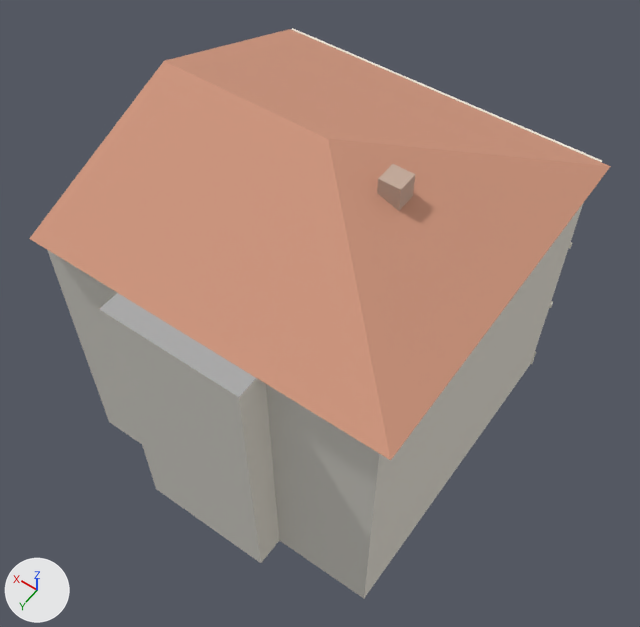
What one commit did to the glTF model most/zatecka/models/cp1019.glb.
One viewpoint serves both versions: a camera (50 mm lens) standing at (-5.5, 23.7, 32.3) and looking at (6.1, 7.5, 6.9). The axes (+X, +Y, +Z) are drawn at lower left. The lights are the same throughout. The older version comes first. Vertices at exactly the same position are counted once.

The first picture shows 'CP_1019_Chimney_0', 'CP_1019_Masonry', 'CP_1019_Roof' and 1 more.
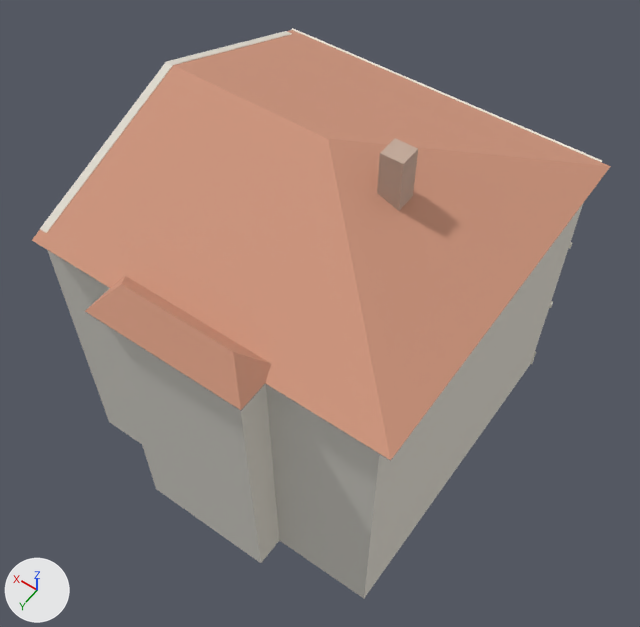
Not visible in the pictures: 'CP_1019_WingRoof_rear_jog_EaveClosure_1'.

Pixel boxes [x1, y1, x2, y2] of what changed, in the pictures (640 x 627 px):
'CP_1019_WingRoof_rear_jog', added (brown): after [85, 276, 271, 410]
'CP_1019_Chimney_0', moved, rescaled: before [377, 164, 415, 211]; after [377, 138, 418, 211]
'CP_1019_WingRoof_rear_jog_EaveClosure_2', added: after [100, 321, 255, 411]
'CP_1019_WingRoof_rear_jog_EaveClosure_3', added: after [224, 384, 265, 411]
part 2 of me_cp_1019_roof_gable_r_gable, built on: after [40, 31, 292, 233]

What changed in the scene script:
```text
Change me_cp_1019_roof_gable_r_gable:
    used by ob_cp_1019_roof_gable_r_gable; location = (0.0, 0.0, 0.0)
    remove me_cp_1019_roof_gable_r_gable.from_pydata(...)  # 6 vertices, 8 faces; spans x 12.48..12.78, y 0.0..13.0, z 11.6..14.2
    add me_cp_1019_roof_gable_r_gable.from_pydata(...)  # 11 vertices, 18 faces; spans x 12.77..13.08, y 0.0..13.0, z 11.6..14.22
    me_cp_1019_roof_gable_r_gable part 2
    5 vertices are removed from x 12.48..12.78, y 0.0..13.0, z 11.6..14.2
    8 faces are deleted
    5 vertices are added at (12.77, 13.0, 11.6), (12.78, 0.0, 11.77), (12.77, 6.5, 14.22), (12.77, 13.0, 11.77), (13.07, 6.5, 11.6)
    5 new vertices lie (0.3, 0.0, 0.0) away from vertices in x 12.77..12.78, y 0.0..13.0, z 11.6..14.22
    18 new faces join them
Change me_cp_1019_chimney_0:
    used by ob_cp_1019_chimney_0; location = (0.0, 0.0, 0.0)
    remove me_cp_1019_chimney_0.from_pydata(...)  # 8 vertices, 12 faces; spans x 3.6..4.4, y 6.1..6.9, z 11.1..14.0
    add me_cp_1019_chimney_0.from_pydata(...)  # 8 vertices, 12 faces; spans x 3.6..4.4, y 6.1..6.9, z 11.1..15.0
    me_cp_1019_chimney_0 part 1: the whole mesh is scaled about its middle by (1, 1, 1.34), then moved by (0.0, 0.0, 0.5)
Add me_cp_1019_wingroof_rear_jog_eaveclosure_3:
    me_cp_1019_wingroof_rear_jog_eaveclosure_3.from_pydata(...)  # 12 vertices, 20 faces; spans x 3.76..4.36, y 12.7..14.48, z 11.55..12.28
    me_cp_1019_wingroof_rear_jog_eaveclosure_3.materials.append(mat_under_roof)  # grey #aaaaaa
Add me_cp_1019_wingroof_rear_jog_eaveclosure_2:
    me_cp_1019_wingroof_rear_jog_eaveclosure_2.from_pydata(...)  # 12 vertices, 20 faces; spans x 3.76..9.66, y 13.87..14.47, z 11.55..12.28
    me_cp_1019_wingroof_rear_jog_eaveclosure_2.materials.append(mat_under_roof)  # grey #aaaaaa
Add me_cp_1019_wingroof_rear_jog_eaveclosure_1:
    me_cp_1019_wingroof_rear_jog_eaveclosure_1.from_pydata(...)  # 12 vertices, 20 faces; spans x 9.06..9.66, y 12.7..14.48, z 11.55..12.28
    me_cp_1019_wingroof_rear_jog_eaveclosure_1.materials.append(mat_under_roof)  # grey #aaaaaa
Add me_cp_1019_wingroof_rear_jog:
    me_cp_1019_wingroof_rear_jog.from_pydata([(3.75, 12.7, 11.6), (9.67, 12.7, 11.6), (9.67, 14.48, 11.6), (3.75, 14.48, 11.6), (4.64, 13.59, 12.6), (8.78, 13.59, 12.6)], [], [(0, 1, 5), (0, 5, 4), (2, 3, 4), (2, 4, 5), (3, 0, 4), (1, 2, 5)])
    me_cp_1019_wingroof_rear_jog.materials.append(mat_roof_tiles)  # brown #ce957c
Add ob_cp_1019_wingroof_rear_jog_eaveclosure_3:
    ob_cp_1019_wingroof_rear_jog_eaveclosure_3 = bpy.data.objects.new('CP_1019_WingRoof_rear_jog_EaveClosure_3', me_cp_1019_wingroof_rear_jog_eaveclosure_3)
    ob_cp_1019_wingroof_rear_jog_eaveclosure_3.location = (0.0, 0.0, 0.0)
Add ob_cp_1019_wingroof_rear_jog_eaveclosure_2:
    ob_cp_1019_wingroof_rear_jog_eaveclosure_2 = bpy.data.objects.new('CP_1019_WingRoof_rear_jog_EaveClosure_2', me_cp_1019_wingroof_rear_jog_eaveclosure_2)
    ob_cp_1019_wingroof_rear_jog_eaveclosure_2.location = (0.0, 0.0, 0.0)
Add ob_cp_1019_wingroof_rear_jog_eaveclosure_1:
    ob_cp_1019_wingroof_rear_jog_eaveclosure_1 = bpy.data.objects.new('CP_1019_WingRoof_rear_jog_EaveClosure_1', me_cp_1019_wingroof_rear_jog_eaveclosure_1)
    ob_cp_1019_wingroof_rear_jog_eaveclosure_1.location = (0.0, 0.0, 0.0)
Add ob_cp_1019_wingroof_rear_jog:
    ob_cp_1019_wingroof_rear_jog = bpy.data.objects.new('CP_1019_WingRoof_rear_jog', me_cp_1019_wingroof_rear_jog)
    ob_cp_1019_wingroof_rear_jog.location = (0.0, 0.0, 0.0)
```
